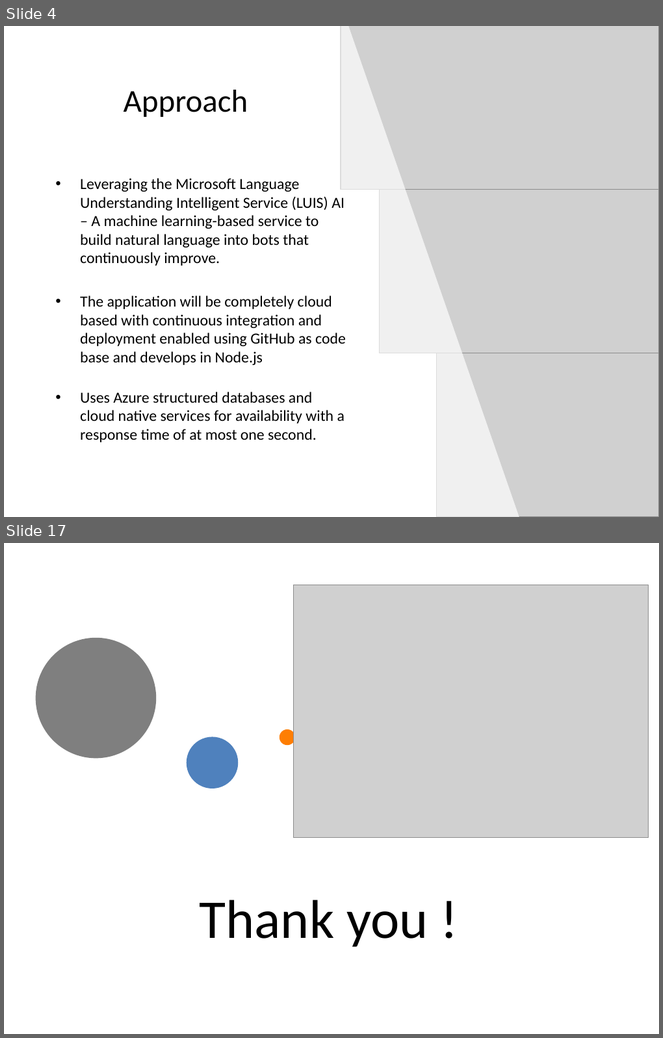
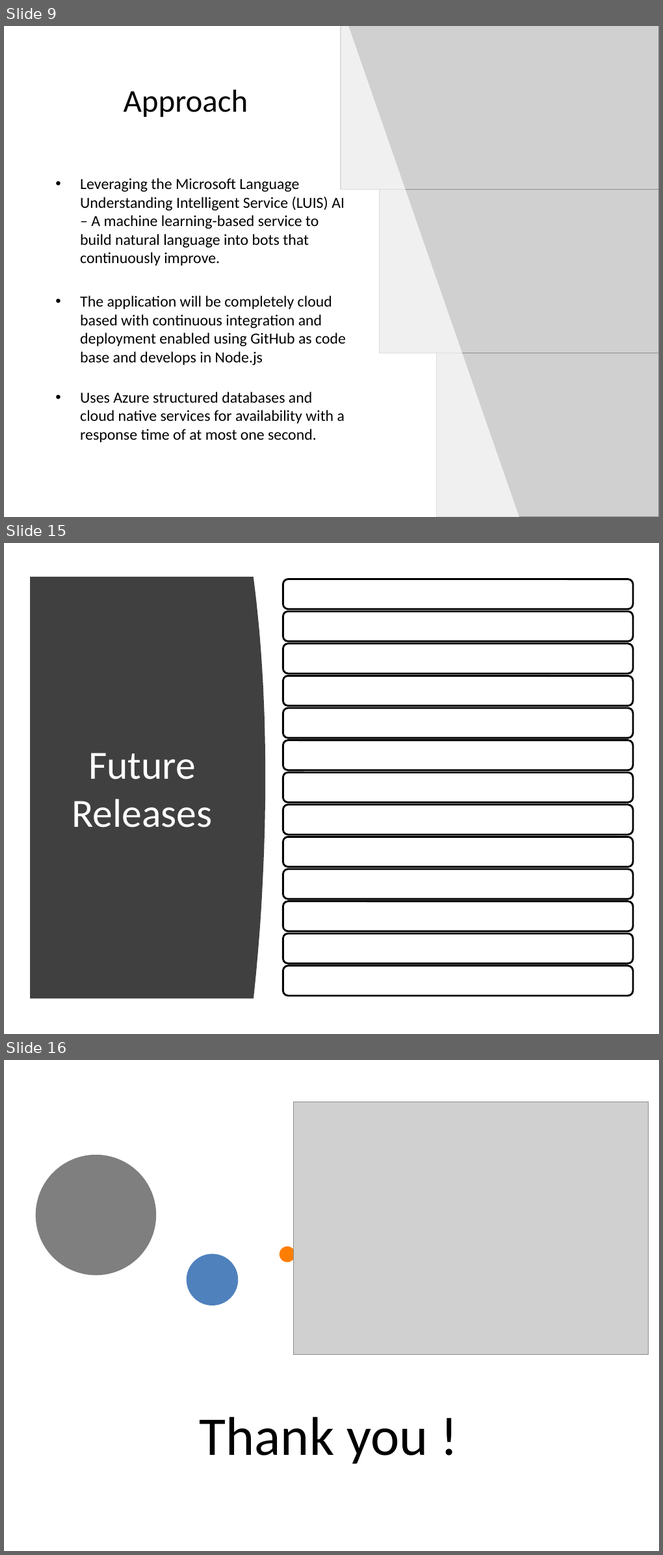
Before and after one commit to bharathkarumudi/SUchatBot, a slide deck: Documentation/SUBot-FinalPresentation.pptx. Shown one above the other, each under a label of ours: slides 4 and 17 before the commit, slides 9, 15 and 16 after it; the slides between them are not shown. The pictures are 663x1038 and 663x1555 pixels, drawn with LibreOffice and Linux fonts; fonts in the diff are those of the drawing; grey boxes stand for pictures. Boxes give left, top, right and bottom in pixels: in the first picture for what was removed or moved away, otherwise in the second. Text is boxed around its words. In the diff, an @@ line names an element or a change of style, - is before the commit and + after.

Commit message:
Pre-release

```diff
--- a/Documentation/SUBot-FinalPresentation.pptx
+++ b/Documentation/SUBot-FinalPresentation.pptx
@@ slide 15 added at bbox=[4, 543, 659, 1034], background #FFFFFF @@
@@ freeform shape added at bbox=[30, 577, 265, 999], fill #404040 @@
@@ title added at bbox=[72, 753, 212, 828], 44 pt, text #FFFFFF @@
+Future Releases
@@ group added at bbox=[283, 579, 633, 997]: 13 rounded rectangles @@
@@ what was slide 4 is now slide 9 @@
@@ what was slide 17 is now slide 16 @@
```
Also in this commit, not shown: 6 slides changed, 1 other slide added, 3 slides removed, 15 other files.
